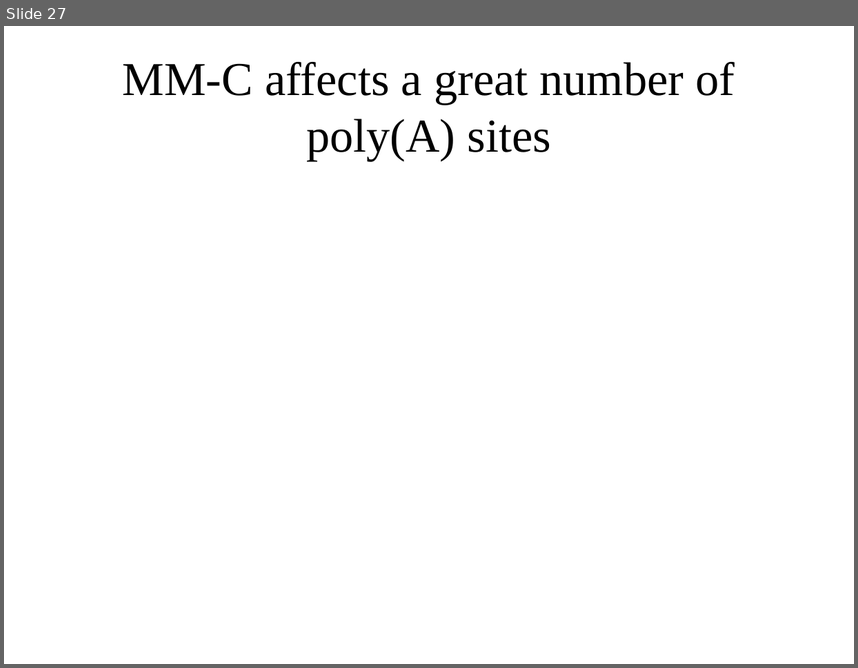
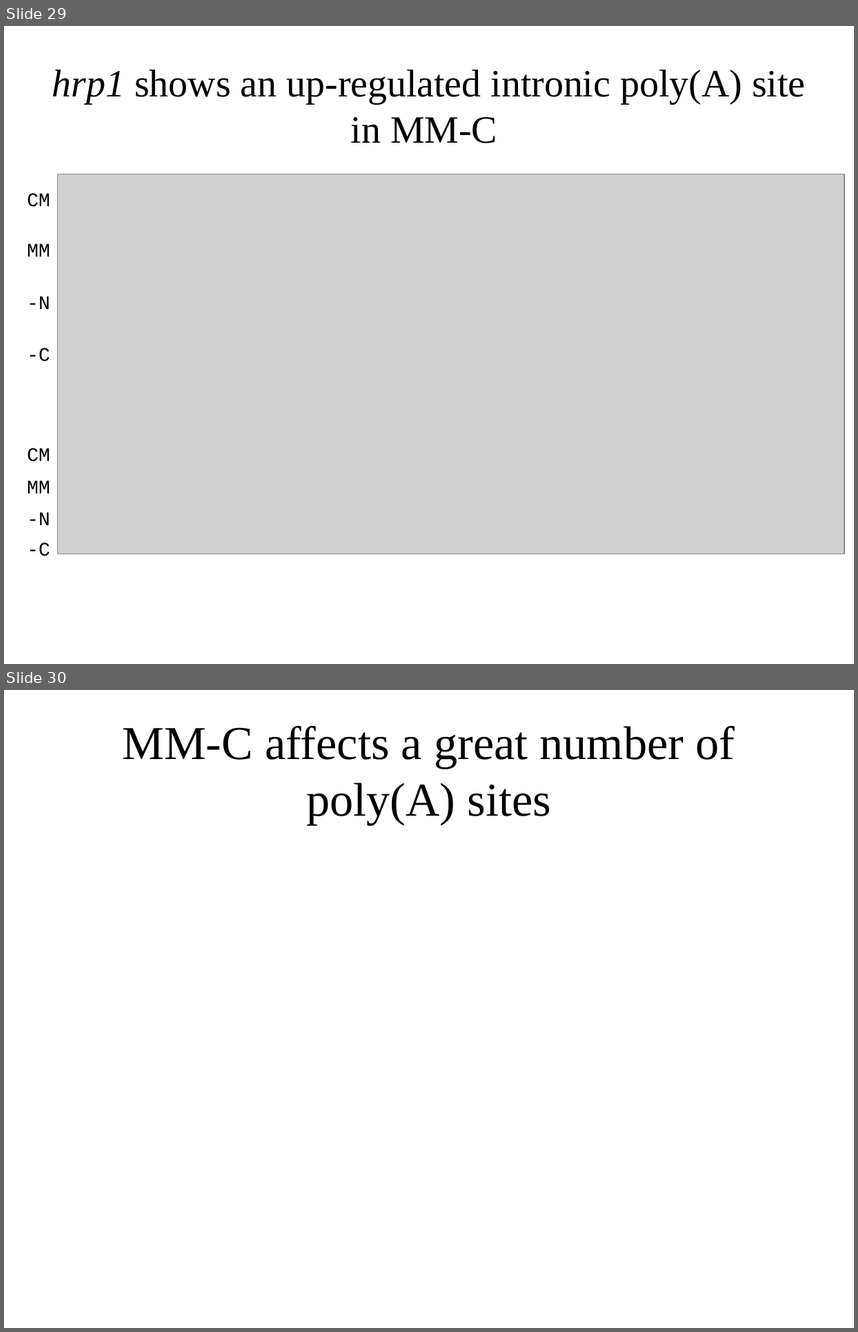
Before and after one commit to wilkinsonlab/m-oryzae-polya, a slide deck: doc/oryzae_presentation.odp. Shown one above the other, each under a label of ours: slide 27 before the commit, slides 29 and 30 after it. The pictures are 858x668 and 858x1332 pixels, drawn with LibreOffice and Linux fonts; fonts in the diff are those of the drawing; grey boxes stand for pictures. Boxes give left, top, right and bottom in pixels: in the first picture for what was removed or moved away, otherwise in the second. Text is boxed around its words. In the diff, an @@ line names an element or a change of style, - is before the commit and + after.

```diff
--- a/doc/oryzae_presentation.odp
+++ b/doc/oryzae_presentation.odp
@@ slide 29 added at (4,26,854,664), background #FFFFFF @@
@@ title added at (52,69,805,143), 36 pt, text #000000 @@
+hrp1 shows an up-regulated intronic poly(A) site in MM-C
@@ picture added at (57,174,845,555) @@
@@ text added at (27,193,50,207), 18 pt, text #000000 @@
+CM
@@ text added at (27,243,50,256), 18 pt, text #000000 @@
+MM
@@ text added at (27,296,50,309), 18 pt, text #000000 @@
+-N
@@ text added at (27,348,50,361), 18 pt, text #000000 @@
+-C
@@ text added at (27,448,50,461), 18 pt, text #000000 @@
+CM
@@ text added at (27,480,50,493), 18 pt, text #000000 @@
+MM
@@ text added at (27,512,50,525), 18 pt, text #000000 @@
+-N
@@ text added at (27,542,50,556), 18 pt, text #000000 @@
+-C
@@ what was slide 27 is now slide 30 @@
```
Also in this commit, not shown: 11 slides changed, 2 other slides added, 4 other files.
